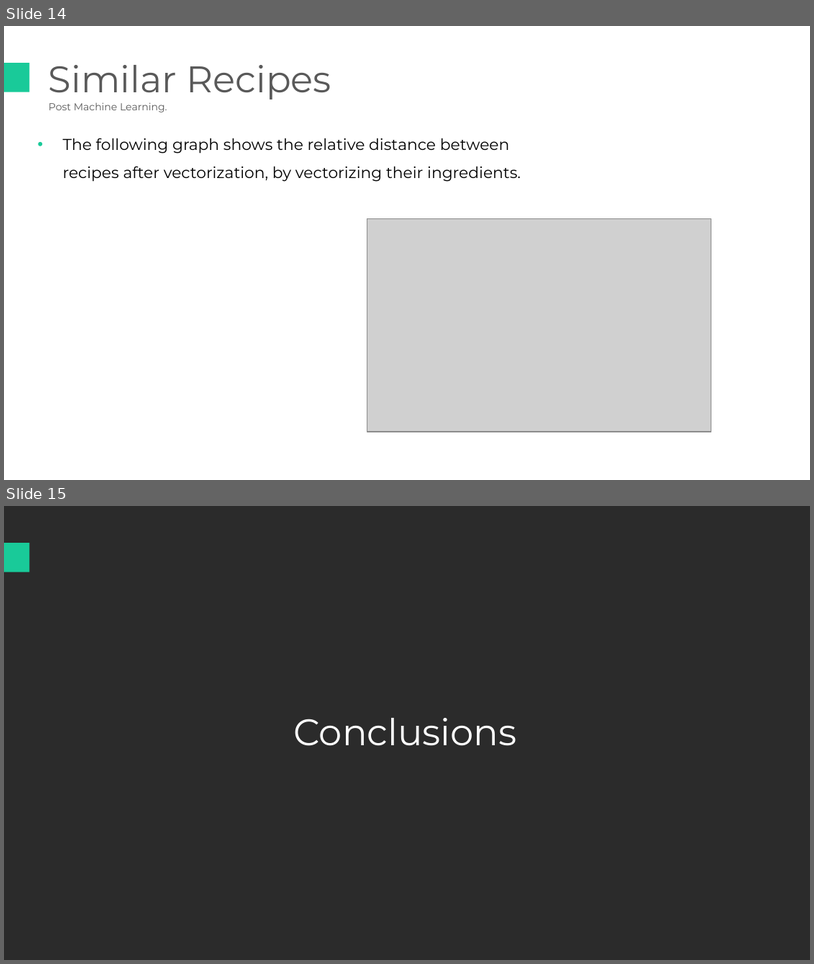
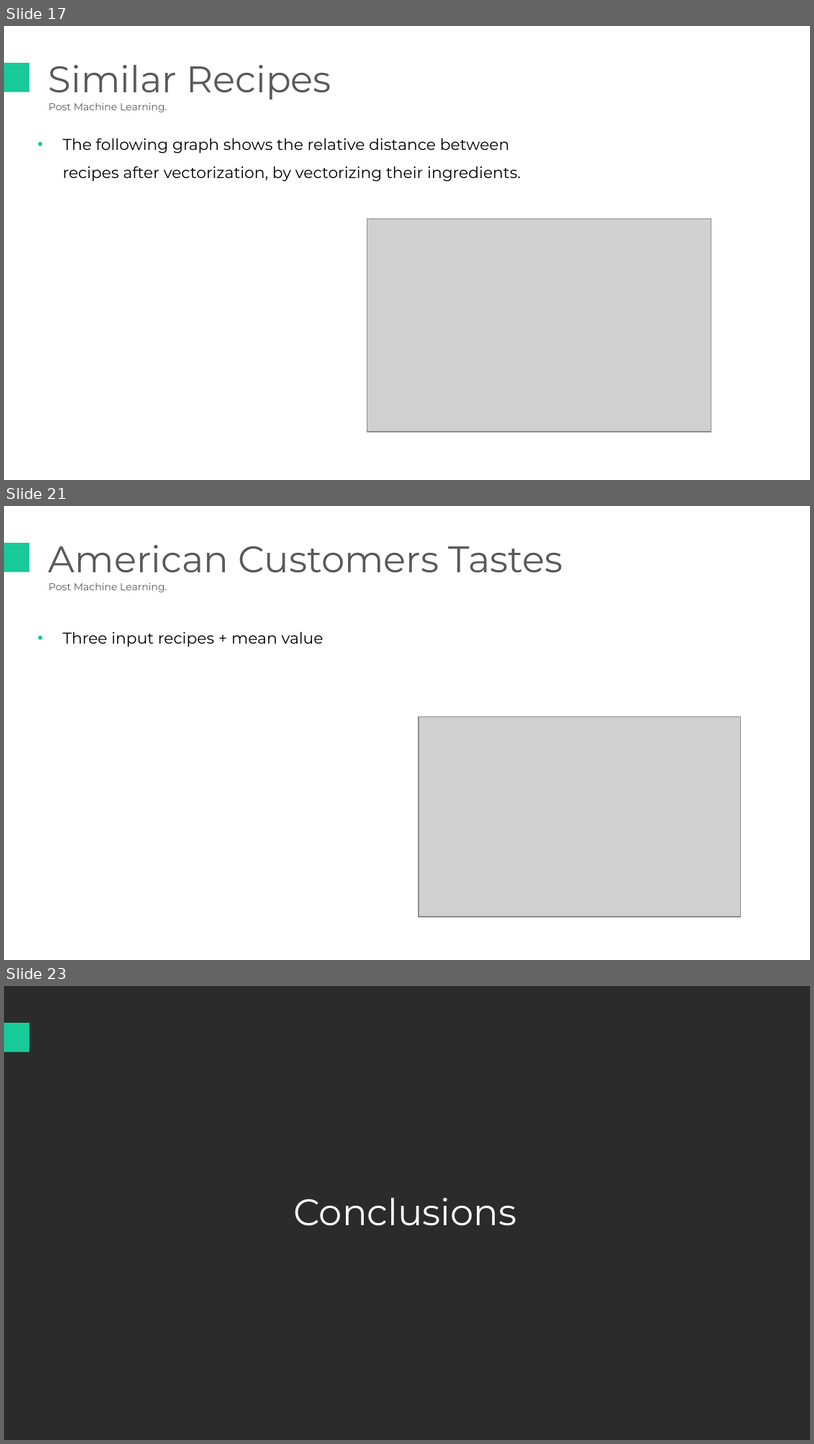
Before and after one commit to tuxiqae/Friecipe, a slide deck: Data Scince - Fricipe.pptx. Shown one above the other, each under a label of ours: slides 14 and 15 before the commit, slides 17, 21 and 23 after it; the slides between them are not shown. The pictures are 814x964 and 814x1444 pixels, drawn with LibreOffice and Linux fonts; fonts in the diff are those of the drawing; grey boxes stand for pictures; background and template pictures are left out; a plain dark background stands for a picture behind light text. Boxes give left, top, right and bottom in pixels: in the first picture for what was removed or moved away, otherwise in the second. Text is boxed around its words. In the diff, an @@ line names an element or a change of style, - is before the commit and + after.

```diff
--- a/Data Scince - Fricipe.pptx
+++ b/Data Scince - Fricipe.pptx
@@ slide 21 added at (4, 506, 810, 960), background #FFFFFF @@
@@ rectangle added at (4, 543, 30, 572), fill #19CA99 @@
@@ text added at (49, 545, 563, 592), 33 pt, text #595959 @@
+American Customers Tastes
+Post Machine Learning.
@@ text added at (63, 631, 324, 647), 14 pt, text #000000 @@
+• Three input recipes + mean value
@@ picture added at (419, 716, 741, 916) @@
@@ what was slide 14 is now slide 17 @@
@@ what was slide 15 is now slide 23 @@
```
Also in this commit, not shown: 2 slides changed, 7 other slides added, 3 other files.
